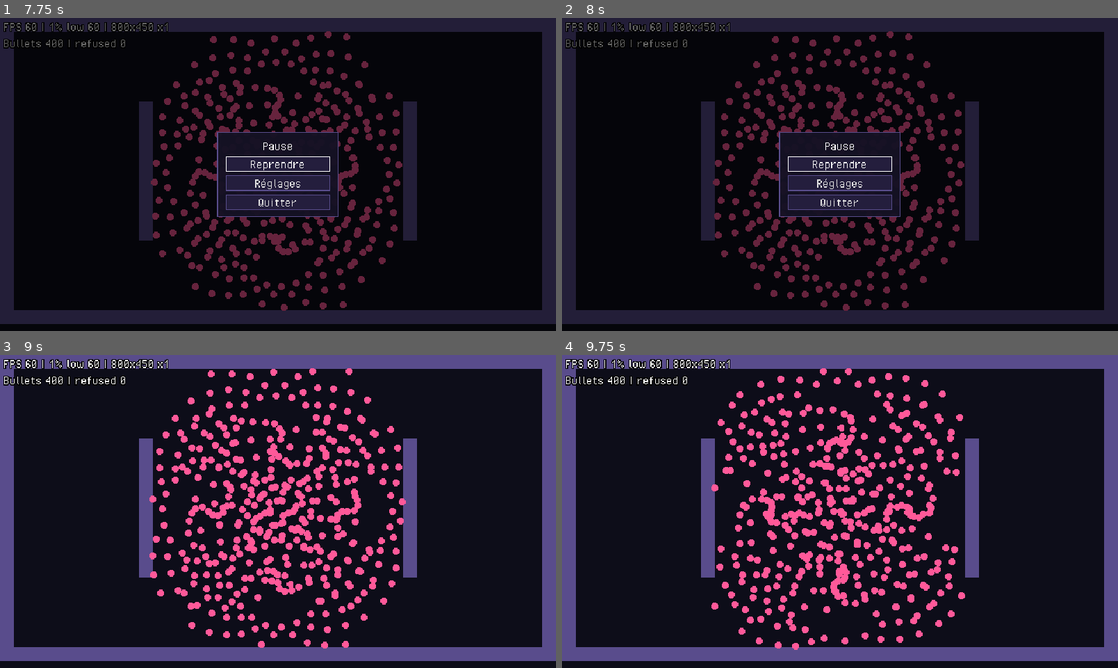
Above: before the commit, frames 1-4 (two rows, left to right).
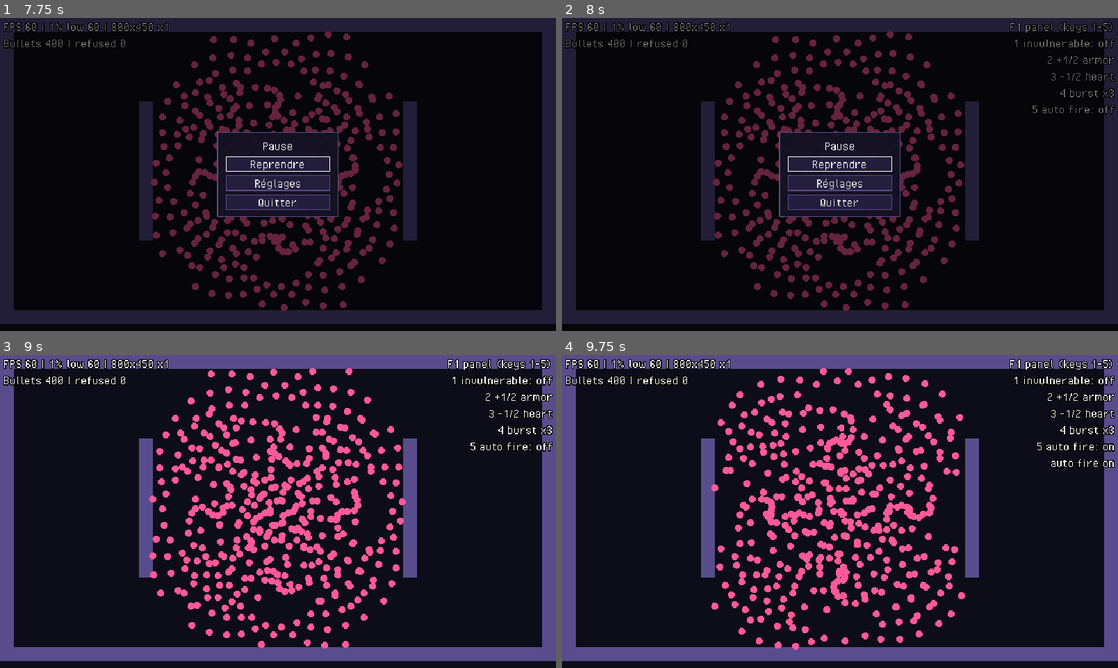
Above: after the commit, the same moments.

Repository: Kroustille/hypnagogia
Game: Godot game, scene res://main/main.tscn
Two runs of this game, one before a commit and one after it. Both use one fixed random seed, a clock stepped at 60 frames per second and the inputs below.
Inputs (mouse positions are in pixels of both pictures, inside the frame that each line leads up to):
- Up to frame 1 (7.75 s): tap Enter at 0.5 s; move the mouse to (400, 158) at 0.52 s; hold D (move_right) 0.53-1.28 s; tap 1 at 0.6, 3.8, 5.85, 7.55 s; tap 2 at 0.8, 1.35, 4.55, 6.6 s; move the mouse to (166, 190) at 1.27 s; hold S (move_down) 1.28-2.03 s; tap 3 at 1.55, 2.1, 5.3, 7.35 s; move the mouse to (333, 105) at 2.02 s; hold D (move_right) 2.03-2.78 s; tap 4 at 2.3, 2.85, 6.05 s; move the mouse to (250, 237) at 2.77 s; hold W (move_up) 2.78-3.53 s; tap 5 at 3.05, 3.6, 6.8 s; move the mouse to (444, 221) at 3.52 s; hold A (move_left) 3.53-5.03 s; tap F5 (debug_load_test) at 4.15 s; move the mouse to (111, 127) at 4.27 s; tap Space (dash) at 4.35 s; tap F4 (debug_slow_motion) at 4.9 s; move the mouse to (305, 174) at 5.02 s; press the mouse at (305, 174) at 5.03 s; hold S (move_down) 5.03-5.78 s; tap F2 (debug_toggle_collisions) at 5.65 s; move the mouse to (194, 96) at 5.77 s; release the mouse at (194, 96) at 5.78 s; hold D (move_right) 5.78-6.53 s; tap F3 (debug_toggle_perf) at 6.4 s; move the mouse to (400, 158) at 6.52 s; hold W (move_up) 6.53-7.28 s; tap Escape (pause) at 7.15 s; move the mouse to (166, 190) at 7.27 s; hold D (move_right) from 7.28 s (still down)
- Up to frame 2 (8 s): keep holding D (move_right); tap F1 (debug_toggle_panel, bound only after the commit) at 7.9 s
- Up to frame 3 (9 s): move the mouse to (333, 442) at 8.02 s; release D (move_right) at 8.03 s; hold S (move_down) 8.03-8.75 s; tap 4 at 8.1 s; tap 2 at 8.3 s; click "Reprendre" at 8.75 s
- Up to frame 4 (9.75 s): move the mouse to (812, 574) at 9.52 s; hold A (move_left) from 9.53 s (still down); tap 5 at 9.6 s

Frame 1 is identical in both runs. In frame 2, 0.8% of the frame differs, in the area x 80-100%, y 1-31%; in frame 3, 1.6%; in frame 4, 1.8%, in the area x 80-100%, y 1-36%.

Commit message:
feat(debug): add f1 debug panel with test bullet emitter
Co-Authored-By: Claude Opus 5.5 <noreply@anthropic.com>

Diff:
--- /dev/null
+++ b/game/debug/debug_panel.gd
@@ -0,0 +1,207 @@
+class_name DebugPanel
+extends Control
+## F1 debug panel (AR24): commands on keys 1 to 5 while it is visible and the game is not paused.
+## It only calls public methods of the game (Health, Hurtbox, BulletManager), never private fields.
+## Instantiated by Main in debug builds only. Texts are technical readouts: they intentionally bypass tr()
+## (exemption of debug/).
+
+## Debug values of the test emitter, not GDD values.
+const EMITTER_BULLET_SPEED: float = 5.0 # tiles per second
+const EMITTER_BULLET_RADIUS: float = 0.25 # tiles
+const EMITTER_BULLET_LIFETIME: float = 10.0 # seconds
+const EMITTER_BULLET_SIZE: int = 8 # pixels
+const EMITTER_BULLET_COLOR: Color = Color(1.0, 0.35, 0.6)
+const BURST_COUNT: int = 3
+const BURST_SPREAD_DEGREES: float = 15.0
+const AUTO_FIRE_INTERVAL: float = 0.25 # seconds
+const REFRESH_INTERVAL: float = 0.25
+
+var _invulnerable: bool = false
+var _auto_fire: bool = false
+var _auto_ticks: float = 0.0
+var _last_message: String = ""
+var _since_refresh: float = 0.0
+var _params: BulletParams = BulletParams.new()
+## instance_id of the manager the appearance was added to: a new arena (F5) needs a new appearance.
+var _appearance_manager_id: int = 0
+
+@onready var _label: Label = %Label
+
+
+func _ready() -> void:
+	process_mode = Node.PROCESS_MODE_ALWAYS
+	visible = false
+
+
+func _unhandled_input(event: InputEvent) -> void:
+	if event.is_action_pressed("debug_toggle_panel"):
+		visible = not visible
+		_refresh_text()
+		get_viewport().set_input_as_handled()
+		return
+	var key: InputEventKey = event as InputEventKey
+	if not visible or GameClock.paused or key == null or not key.pressed or key.echo:
+		return
+	var handled: bool = true
+	match key.physical_keycode:
+		KEY_1:
+			_toggle_invulnerability()
+		KEY_2:
+			_add_armor()
+		KEY_3:
+			_hit_player()
+		KEY_4:
+			_fire_burst()
+		KEY_5:
+			_toggle_auto_fire()
+		_:
+			handled = false
+	if handled:
+		_refresh_text()
+		get_viewport().set_input_as_handled()
+
+
+func _physics_process(_delta: float) -> void:
+	if not _auto_fire:
+		return
+	_auto_ticks += GameClock.scale(GameClock.Group.ENEMIES) # zero while paused, 4x slower under F4
+	var interval_ticks: float = AUTO_FIRE_INTERVAL * Engine.physics_ticks_per_second
+	if _auto_ticks + 1e-6 < interval_ticks:
+		return
+	_auto_ticks = 0.0
+	if not _fire(1, 0.0):
+		_auto_fire = false # player or manager gone (F5)
+		_last_message = "auto fire stopped: no player"
+
+
+func _process(delta: float) -> void:
+	if not visible:
+		return
+	_since_refresh += delta
+	if _since_refresh >= REFRESH_INTERVAL:
+		_refresh_text()
+
+
+func _toggle_invulnerability() -> void:
+	var player: Player = _find_player()
+	if player == null:
+		return
+	_invulnerable = not player.health.is_forced_invulnerable()
+	player.health.set_forced_invulnerability(_invulnerable)
+	_log("invulnerability %s" % ("on" if _invulnerable else "off"))
+
+
+func _add_armor() -> void:
+	var player: Player = _find_player()
+	if player == null:
+		return
+	if player.health.add_armor(1):
+		_log("armor added")
+	else:
+		_log("armor refused: cap reached")
+
+
+func _hit_player() -> void:
+	var player: Player = _find_player()
+	if player == null:
+		return
+	var info: DamageInfo = DamageInfo.from_bullet(
+		Tuning.COMBAT.hit_damage_half_hearts, Vector2.ZERO, DamageInfo.Source.DEBUG
+	)
+	var accepted: bool = player.hurtbox.receive(info)
+	_log("hit applied" if accepted else "hit ignored (invulnerable or dead)")
+
+
+func _fire_burst() -> void:
+	if _fire(BURST_COUNT, BURST_SPREAD_DEGREES):
+		_log("burst fired")
+
+
+func _toggle_auto_fire() -> void:
+	_auto_fire = not _auto_fire
+	_auto_ticks = 0.0
+	_log("auto fire %s" % ("on" if _auto_fire else "off"))
+
+
+## Fires count bullets aimed at the player, spread over spread_degrees. False when no player or manager.
+func _fire(count: int, spread_degrees: float) -> bool:
+	var player: Player = _find_player()
+	if player == null:
+		return false
+	var manager: BulletManager = _find_enemy_manager(player)
+	if manager == null:
+		_last_message = "no enemy bullet manager"
+		return false
+	if _appearance_manager_id != manager.get_instance_id():
+		_appearance_manager_id = manager.get_instance_id()
+		_params.appearance = manager.add_appearance(_make_texture())
+	_params.speed = EMITTER_BULLET_SPEED
+	_params.radius = EMITTER_BULLET_RADIUS
+	_params.lifetime = EMITTER_BULLET_LIFETIME
+	_params.damage = Tuning.COMBAT.hit_damage_half_hearts
+	var origin: Vector2 = Vector2((Const.ROOM_TILES.x + 2) * Const.TILE_SIZE / 2.0, 2.5 * Const.TILE_SIZE)
+	var offset: Vector2 = manager.to_local(player.global_position) - origin
+	if offset == Vector2.ZERO:
+		return true
+	var base: Vector2 = offset.normalized()
+	for i: int in count:
+		var angle: float = deg_to_rad(spread_degrees) * (i - (count - 1) / 2.0)
+		manager.fire(_params, origin, base.rotated(angle))
+	return true
+
+
+func _find_player() -> Player:
+	var player: Player = get_tree().get_first_node_in_group(Const.GROUP_PLAYER) as Player
+	if player == null:
+		_last_message = "no player"
+	return player
+
+
+## First enemy-camp manager that shares the player's scene (the load test has one but no player).
+func _find_enemy_manager(player: Player) -> BulletManager:
+	for node: Node in get_tree().get_nodes_in_group(Const.GROUP_BULLET_MANAGERS):
+		var manager: BulletManager = node as BulletManager
+		if manager != null and manager.camp == BulletManager.Camp.ENEMY and manager.get_parent() == player.get_parent():
+			return manager
+	return null
+
+
+func _log(message: String) -> void:
+	_last_message = message
+	Log.debug("combat", "debug panel: %s" % message)
+
+
+func _refresh_text() -> void:
+	_since_refresh = 0.0
+	if not visible:
+		return
+	var player: Player = get_tree().get_first_node_in_group(Const.GROUP_PLAYER) as Player
+	var lines: PackedStringArray = PackedStringArray([
+		"F1 panel (keys 1-5)",
+		"1 invulnerable: %s" % ("on" if _invulnerable_now(player) else "off"),
+		"2 +1/2 armor",
+		"3 -1/2 heart",
+		"4 burst x%d" % BURST_COUNT,
+		"5 auto fire: %s" % ("on" if _auto_fire else "off"),
+	])
+	if player != null:
+		var health: Health = player.health
+		lines.append("hearts %d/%d  armor %d  cap %d" % [
+			health.half_hearts, health.max_half_hearts, health.armor, health.cap_half_hearts()])
+	if not _last_message.is_empty():
+		lines.append(_last_message)
+	_label.text = "\n".join(lines)
+
+
+func _invulnerable_now(player: Player) -> bool:
+	return player != null and player.health.is_forced_invulnerable()
+
+
+func _make_texture() -> Texture2D:
+	var image: Image = Image.create(EMITTER_BULLET_SIZE, EMITTER_BULLET_SIZE, false, Image.FORMAT_RGBA8)
+	var center: Vector2 = Vector2.ONE * EMITTER_BULLET_SIZE / 2.0
+	for y: int in EMITTER_BULLET_SIZE:
+		for x: int in EMITTER_BULLET_SIZE:
+			if (Vector2(x + 0.5, y + 0.5) - center).length() <= center.x:
+				image.set_pixel(x, y, EMITTER_BULLET_COLOR)
+	return ImageTexture.create_from_image(image)
--- /dev/null
+++ b/game/debug/debug_panel.tscn
@@ -0,0 +1,26 @@
+[gd_scene load_steps=2 format=3]
+
+[ext_resource type="Script" path="res://debug/debug_panel.gd" id="1_panel"]
+
+[node name="DebugPanel" type="Control"]
+layout_mode = 3
+anchors_preset = 15
+anchor_right = 1.0
+anchor_bottom = 1.0
+mouse_filter = 2
+script = ExtResource("1_panel")
+
+[node name="Label" type="Label" parent="."]
+unique_name_in_owner = true
+layout_mode = 1
+anchors_preset = 1
+anchor_left = 1.0
+anchor_right = 1.0
+offset_left = -250.0
+offset_top = 2.0
+offset_right = -4.0
+offset_bottom = 120.0
+grow_horizontal = 0
+horizontal_alignment = 2
+theme_override_colors/font_outline_color = Color(0, 0, 0, 1)
+theme_override_constants/outline_size = 4
--- a/game/main/main.gd
+++ b/game/main/main.gd
@@ -6,6 +6,7 @@
 
 const ARENA_PATH: String = "res://rooms/arena/arena.tscn"
 const BULLET_LOAD_TEST_PATH: String = "res://debug/bullet_load_test.tscn"
+const DEBUG_PANEL_PATH: String = "res://debug/debug_panel.tscn"
 ## Debug slow motion factor (F4). A debug tool, not a gameplay value.
 const SLOW_MOTION_SCALE: float = 0.25
 const PAUSE_MENU_SCENE: PackedScene = preload("res://ui/menus/pause_menu.tscn")
@@ -27,6 +28,10 @@
 		_check_viewport_size()
 		_check_collision_layer_names()
 		_ui.add_child(CollisionDrawer.new())
+		# Loaded here, not preloaded: release code holds no reference to debug/ (F1 panel, AR24).
+		var panel_scene: PackedScene = load(DEBUG_PANEL_PATH) as PackedScene
+		if panel_scene != null:
+			_ui.add_child(panel_scene.instantiate())
 	_setup_menus()
 	_show_scene(ARENA_PATH)
 	_check_window_scale()
--- a/game/project.godot
+++ b/game/project.godot
@@ -53,6 +53,11 @@
 debug_toggle_perf={
 "deadzone": 0.2,
 "events": [Object(InputEventKey,"resource_local_to_scene":false,"resource_name":"","device":-1,"window_id":0,"alt_press …(196 unchanged characters)…
+}
+
+debug_toggle_panel={
+"deadzone": 0.2,
+"events": [Object(InputEventKey,"resource_local_to_scene":false,"resource_name":"","device":-1,"window_id":0,"alt_pressed":false,"shift_pressed":false,"ctrl_pressed":false,"meta_pressed":false,"pressed":false,"keycode":0,"physical_keycode":4194332,"key_label":0,"unicode":0,"location":0,"echo":false,"script":null)]
 }
 
 debug_load_test={
Not shown, added: game/debug/debug_panel.gd.uid
